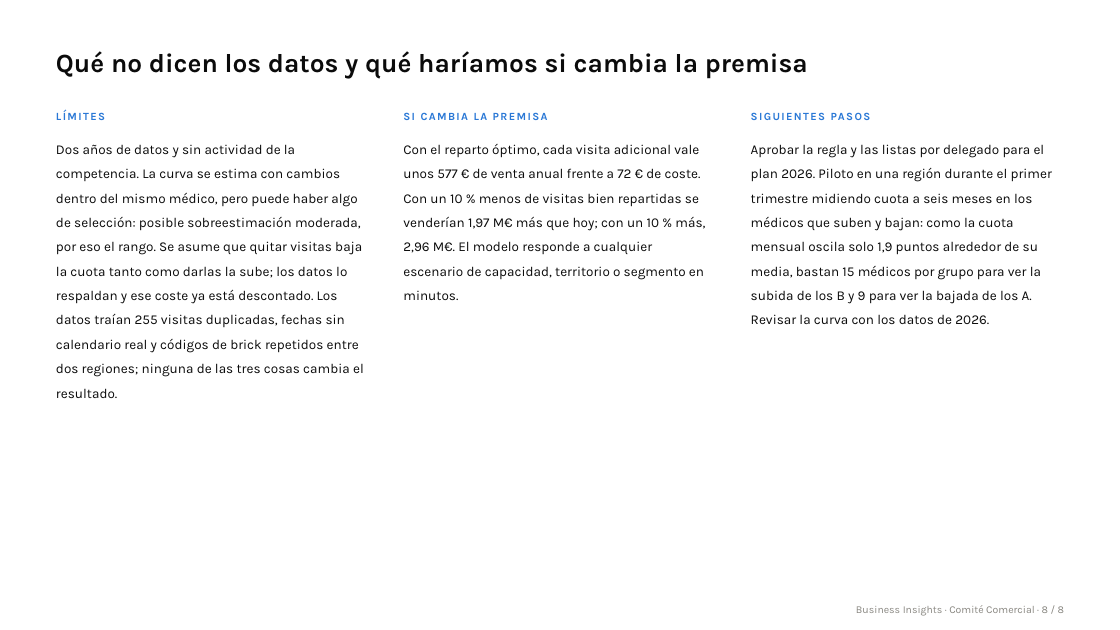
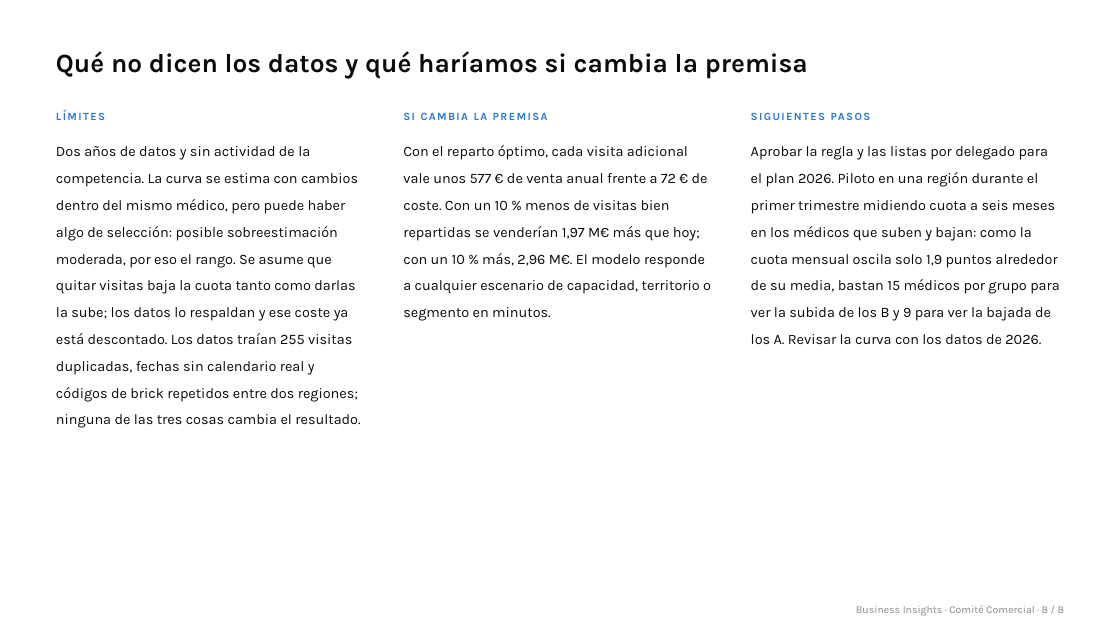
Before and after one commit to rpuenteaddiuva/caso-fuerza-comercial-pharma, a slide deck: slide 8 of entregables/presentacion_comite_comercial.pptx. Drawn at 1120x630 pixels with LibreOffice and Linux fonts; fonts in the diff are those of the drawing. Boxes give left, top, right and bottom in pixels: in the first picture for what was removed or moved away, otherwise in the second. Text is boxed around its words. In the diff, an @@ line names an element or a change of style, - is before the commit and + after.

```diff
--- a/entregables/presentacion_comite_comercial.pptx
+++ b/entregables/presentacion_comite_comercial.pptx
@@ size 11.6 to 12.4 pt; line spacing 1.5 to 1.55 in 3 elements at <box>56,146,360,428</box>, <box>403,145,711,321</box>, <box>751,146,1059,344</box> @@
```
Also in this commit, not shown: 5 other slides changed.
